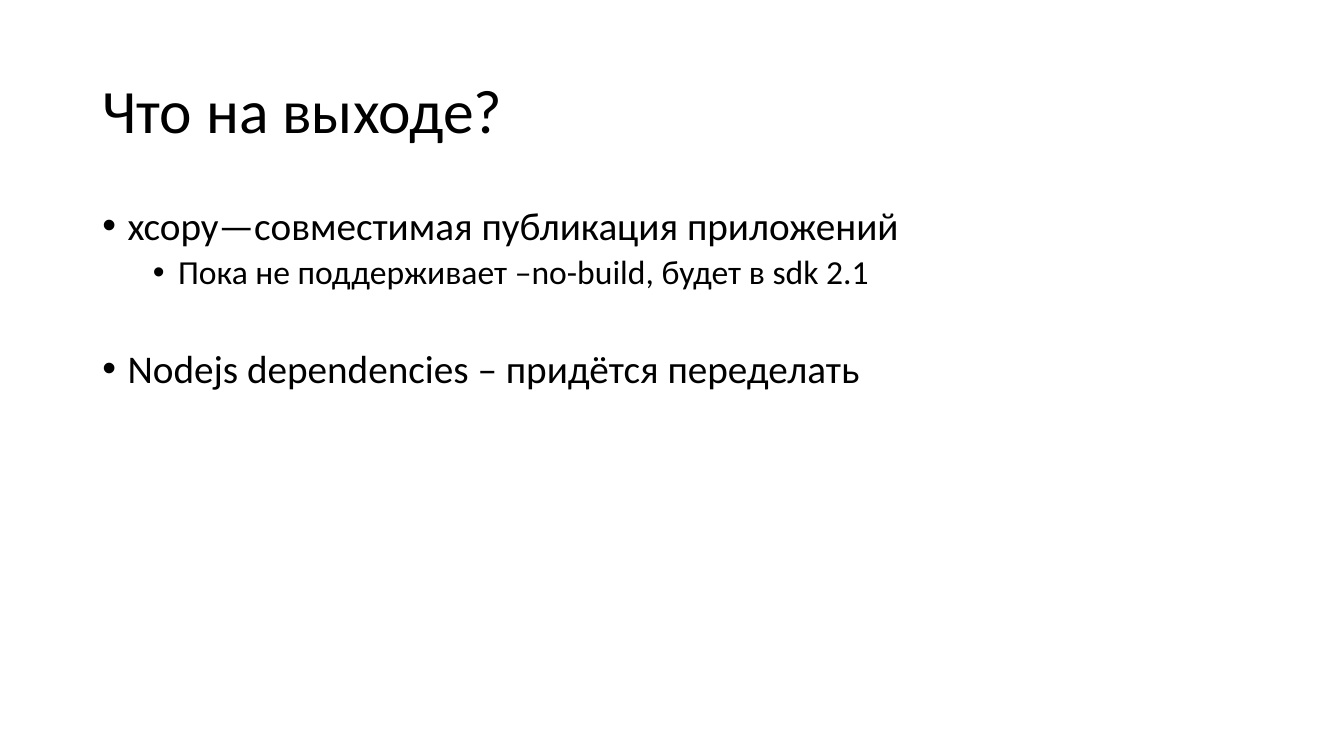
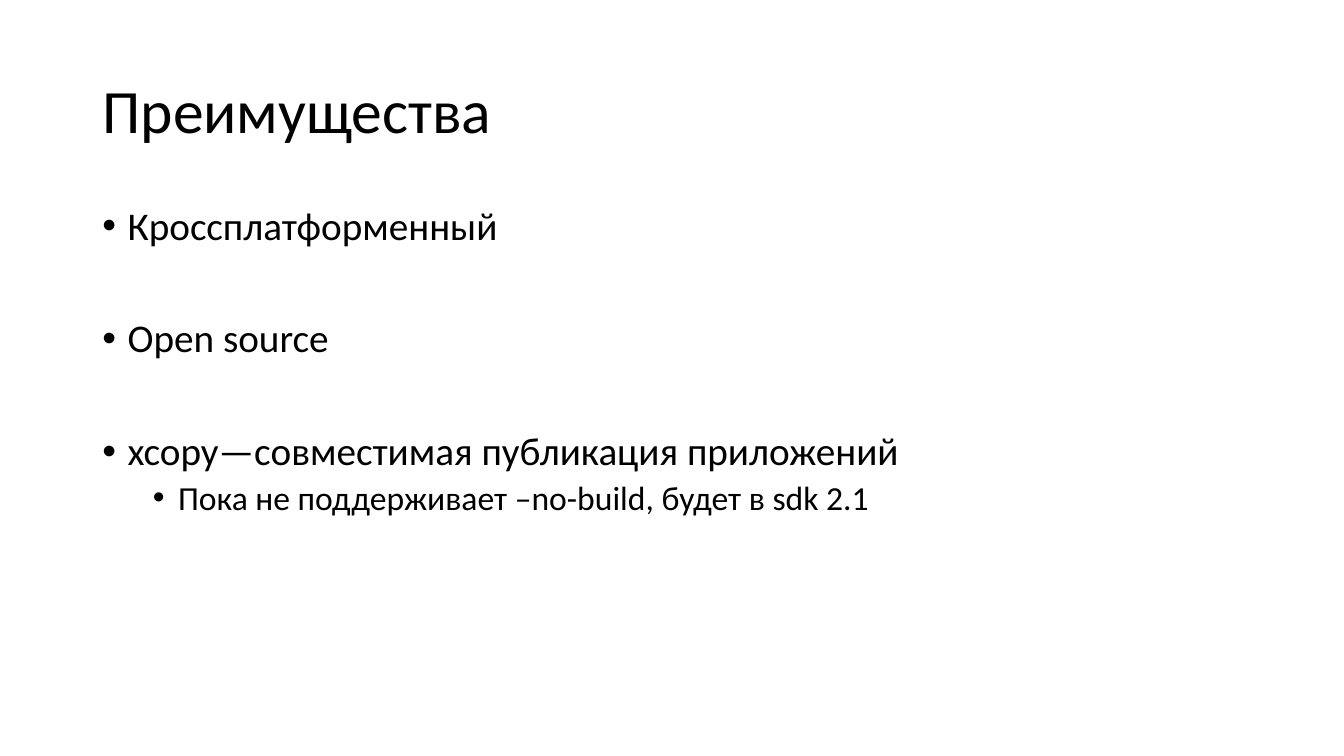
Before and after one commit to aensidhe/presentations, a slide deck: slide 5 of 2017/10/net core and linux in production.pptx (slide 21 before the commit). Drawn at 1344x756 pixels with LibreOffice and Linux fonts; fonts in the diff are those of the drawing. Boxes give left, top, right and bottom in pixels: in the first picture for what was removed or moved away, otherwise in the second. Text is boxed around its words. In the diff, an @@ line names an element or a change of style, - is before the commit and + after.

Commit message:
Slides are done

```diff
--- a/2017/10/net core and linux in production.pptx
+++ b/2017/10/net core and linux in production.pptx
@@ title at [102,93,491,143]: text changed @@
-Что на выходе?
+Преимущества
@@ text at [128,213,498,359]: paragraphs added @@
+• Кроссплатформенный
+• Open source
@@ text at [128,355,860,390]: paragraph removed @@
-• Nodejs dependencies – придётся переделать
```
Also in this commit, not shown: 10 other slides changed, 2 slides added.
